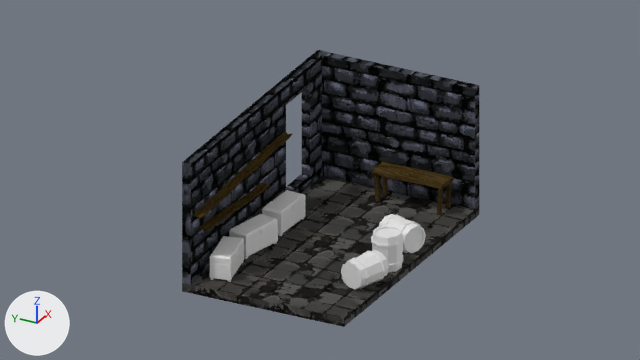
Renders of the Blender file graphics/Levels/Level-3.blend from each side of a commit.
One viewpoint serves both versions: the file's camera 'Camera.001'. Lighting does not change. The marker at lower left points along +X, +Y and +Z. The picture after the commit comes second.

Objects in the first picture: 'Barell', 'Barell.001', 'Barell.002', 'Chest', 'Chest.001', 'Chest.002', 'Interior', 'Table' and 5 more.
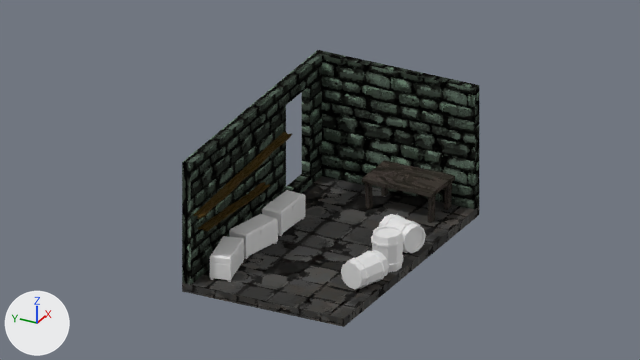
The change, as a diff of the scene's bpy script:
```diff
--- a/graphics/Levels/Level-3.blend.py
+++ b/graphics/Levels/Level-3.blend.py
@@ me_cube_006 @@
 me_cube_006.from_pydata(...)  # 33 vertices, 37 faces; spans x -4.17..5.09, y -10.65..-4.97, z -1.3..3.17
 # used by ob_interior; location = (2.83, 2.55, 0.96)
+# me_cube_006 part 1: texture (UV) coordinates of 17 of 37 faces, centred in x -4.17..4.94, y -10.65..-5.12, z -1.15..3.17, changed; they spanned u -2.97..3.97, v -3.37..4.36 and now span u -3.25..4.24, v -3.68..4.67
 me_cube_006.materials.append(mat_brick_wall_green)
@@ ob_table @@
 ob_table = bpy.data.objects.new('Table', me_cube_002)
-ob_table.location = (7.24, -6.21, -0.04)
+ob_table.location = (7.12, -6.21, -0.04)
 ob_table.rotation_euler = (0.0, 0.0, 1.571)  # degrees (0, 0, 90)
-ob_table.scale = (1.25, 1.25, 1.25)
+ob_table.scale = (1.25, 2.55, 1.25)
```

Where the change shows, as pixel boxes (x1, y1, x2, y2) in the pictures (640 x 360 px):
'Table', moved, rescaled (13% wider, 16% taller): before (372, 161, 454, 215); after (362, 160, 455, 223)
part 1 of me_cube_006, surface changed: (182, 50, 479, 327) in both
